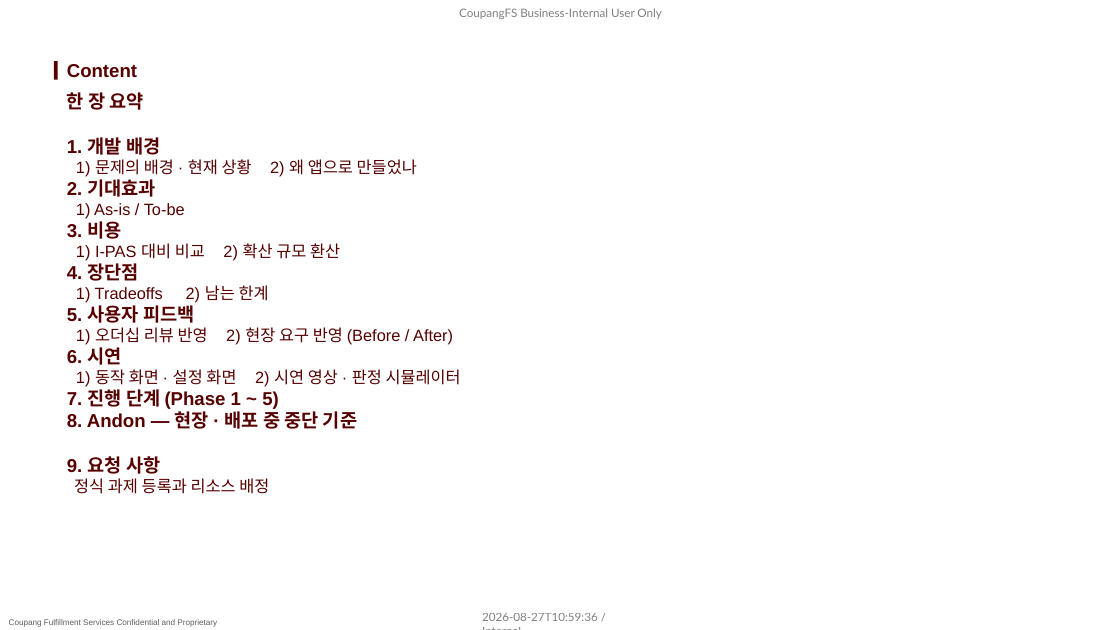
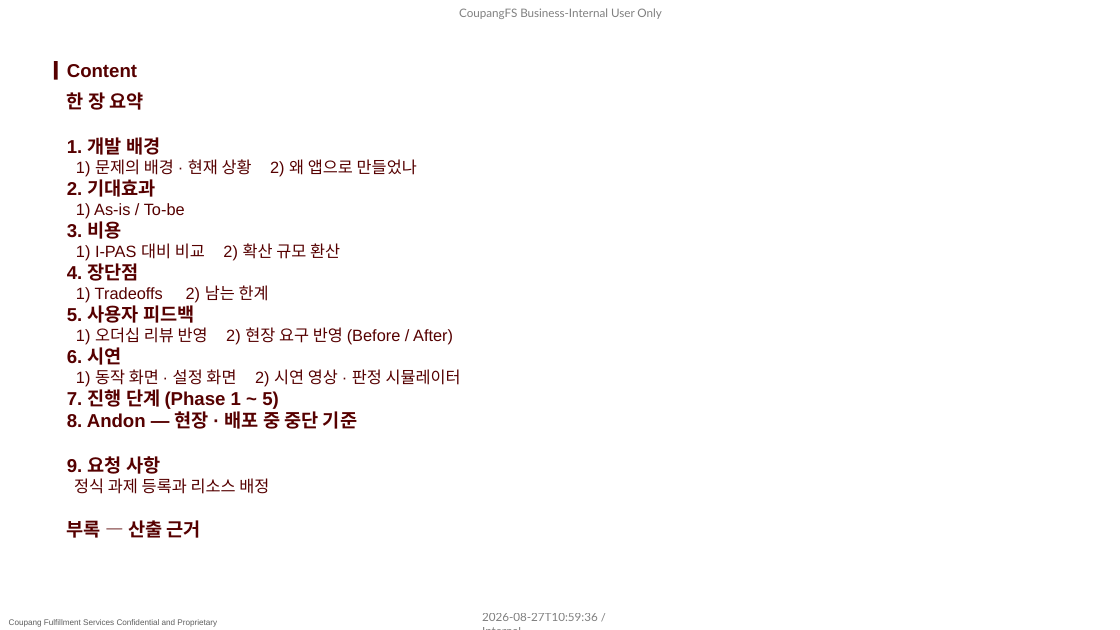
Before and after one commit to pslymzero-cyber/SafeAlert, a slide deck: slide 2 of docs/presentation/company_form/SafeAlert_보고_2026.08.pptx. Drawn at 1120x630 pixels with LibreOffice and Linux fonts; fonts in the diff are those of the drawing; background and template pictures are left out. Boxes give left, top, right and bottom in pixels: in the first picture for what was removed or moved away, otherwise in the second. Text is boxed around its words. In the diff, an @@ line names an element or a change of style, - is before the commit and + after.

```diff
--- a/docs/presentation/company_form/SafeAlert_보고_2026.08.pptx
+++ b/docs/presentation/company_form/SafeAlert_보고_2026.08.pptx
@@ text at <box>67,520,201,538</box>: paragraph added @@
+부록 — 산출 근거
```
Also in this commit, not shown: 1 other slide changed, 1 slide added, 2 other files.
